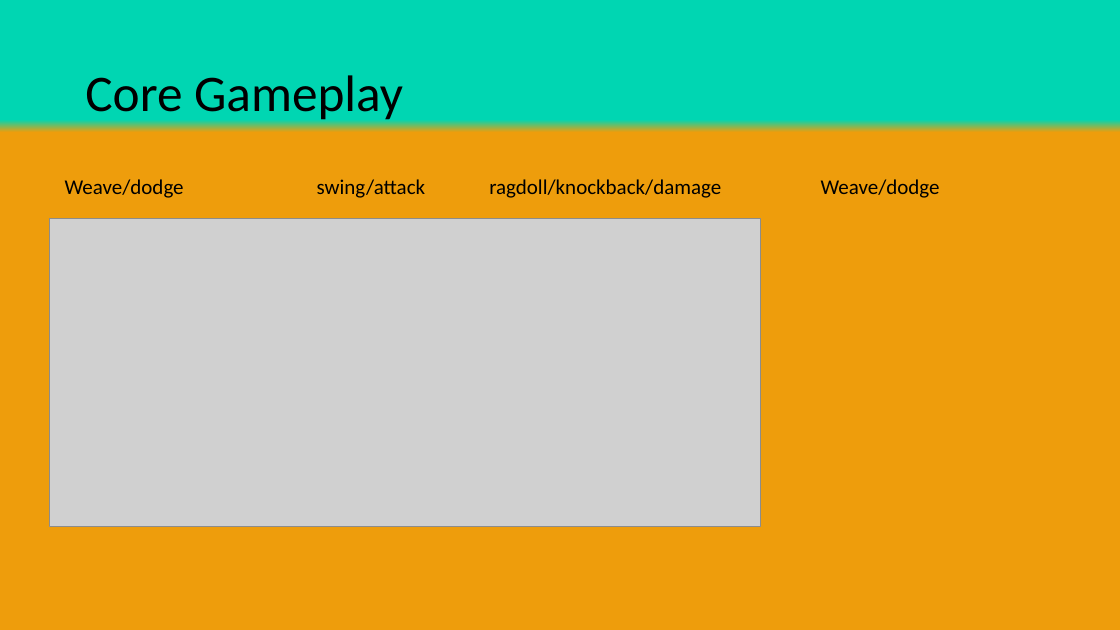
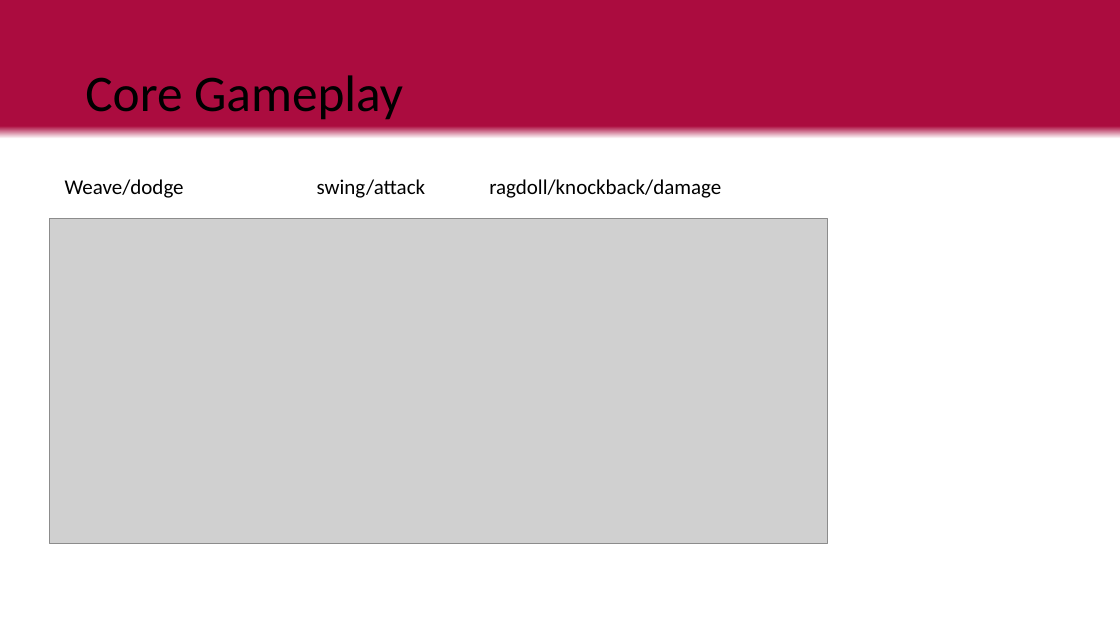
Before and after one commit to LuxRegem/Project_Clash-of-Cosplayers, a slide deck: slide 8 of Shared Documentation/Luke's Documents/Clash of Cos - Visual Pitch.pptx. Drawn at 1120x630 pixels with LibreOffice and Linux fonts; fonts in the diff are those of the drawing; grey boxes stand for pictures. Boxes give left, top, right and bottom in pixels: in the first picture for what was removed or moved away, otherwise in the second. Text is boxed around its words. In the diff, an @@ line names an element or a change of style, - is before the commit and + after.

Commit message:
colour & annotations

```diff
--- a/Shared Documentation/Luke's Documents/Clash of Cos - Visual Pitch.pptx
+++ b/Shared Documentation/Luke's Documents/Clash of Cos - Visual Pitch.pptx
@@ background gradient #00D6B2 to #EE9D0C to gradient #AB0C3F to #FFFFFF @@
@@ text at box(65, 179, 721, 198): text changed @@
-Weave/dodge swing/attack ragdoll/knockback/damage Weave/dodge
+Weave/dodge swing/attack ragdoll/knockback/damage
@@ picture: place and size @@
-picture at box(49, 218, 760, 527)
+picture at box(49, 218, 828, 544)
```
Also in this commit, not shown: 26 other slides changed, 1 slide added, 1 slide removed.
